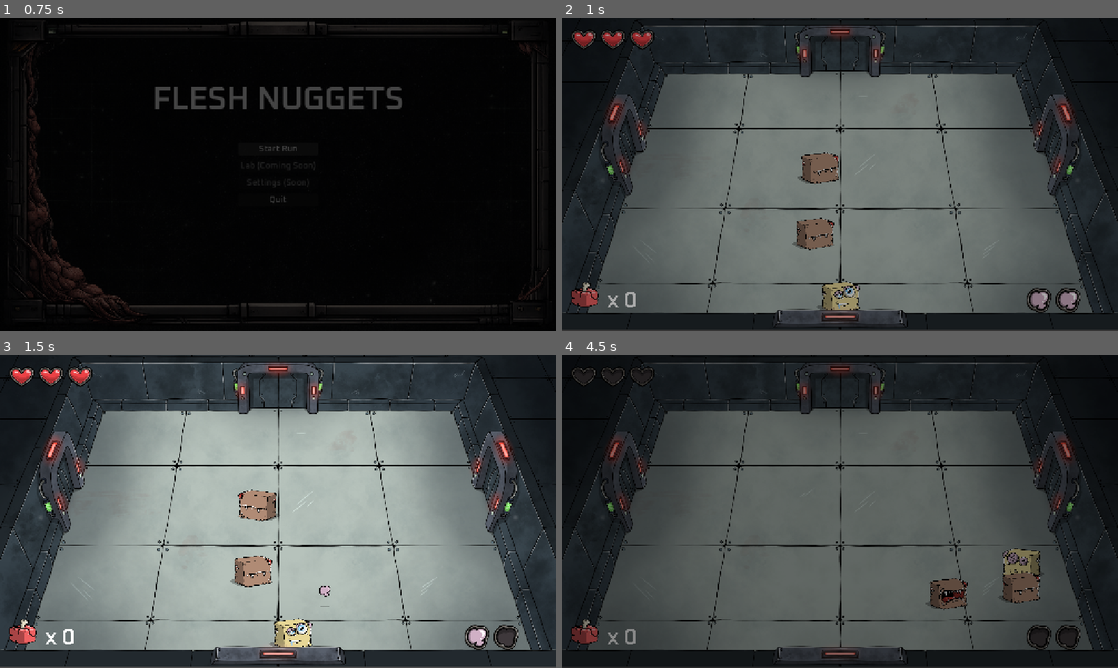
Above: before the commit, frames 1-4 (two rows, left to right).
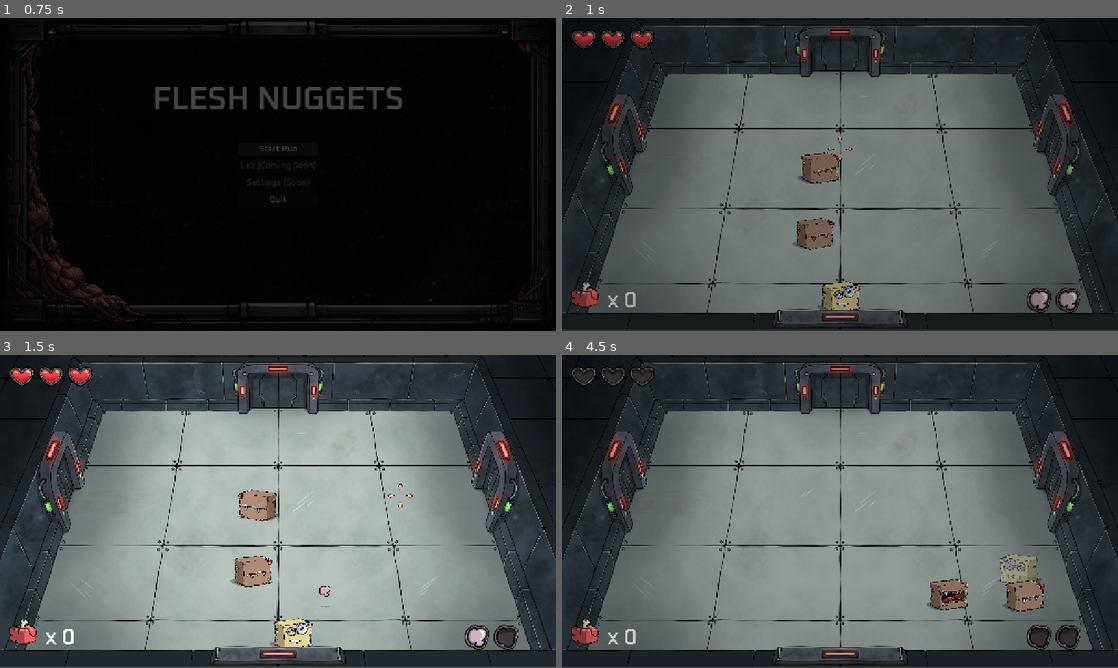
Above: after the commit, the same moments.

Repository: MrMocket/flesh-nuggets
Game: Godot game, scene res://scenes/ui/MainMenu.tscn
Same seed, same stepped clock (60 frames per second), same inputs: the game is played once before the commit and once after it.
Inputs (mouse positions are in pixels of both pictures, inside the frame that each line leads up to):
- Up to frame 1 (0.75 s): click "Start Run" at 0.5 s
- Up to frame 2 (1 s): no input
- Up to frame 3 (1.5 s): tap Enter (ui_accept) at 1.25 s; move the mouse to (400, 495) at 1.27 s; press the mouse at (400, 495) at 1.28 s; hold D (move_right) from 1.28 s (still down)
- Up to frame 4 (4.5 s): tap Enter (ui_accept) at 1.52, 2.27, 3.77 s; move the mouse to (728, 527) at 2.02 s; release D (move_right) at 2.03 s; release the mouse at (728, 527) at 2.03 s; hold S (move_down) 2.03-2.78 s; tap Down (aim_down) at 2.1 s; click (728, 527) at 2.3 s; move the mouse to (895, 442) at 2.77 s; press the mouse at (895, 442) at 2.78 s; hold D (move_right) 2.78-3.53 s; tap Left (aim_left) at 2.85 s; move the mouse to (812, 574) at 3.52 s; release the mouse at (812, 574) at 3.53 s; hold W (move_up) 3.53-4.28 s; tap Right (aim_right) at 3.6 s; click (812, 574) at 3.8 s; move the mouse to (1006, 558) at 4.27 s; press the mouse at (1006, 558) at 4.28 s; hold A (move_left) from 4.28 s (still down); tap Up (aim_up) at 4.35 s

Frame 1 is identical in both runs. In frame 2, less than 0.1% of the frame differs, in the area x 47-53%, y 38-46%; in frame 3, less than 0.1%; in frame 4, 59%, in the area x 0-100%, y 2-98%.

Commit message:
game updated
crosshair update for mouse and removed for arrow keys

Diff:
--- a/game/flesh-nugget-game/scenes/Player.tscn
+++ b/game/flesh-nugget-game/scenes/Player.tscn
@@ -8,6 +8,7 @@
 [ext_resource type="Texture2D" uid="uid://blsjafg7hqja" path="res://assets/FleshCuberReload.png" id="4_cw2d6"]
 [ext_resource type="Script" uid="uid://c7lt8x5n5vd4f" path="res://scripts/combat/HealthComponent.gd" id="4_qu4a1"]
 [ext_resource type="Script" uid="uid://c0myeq7ridn64" path="res://scripts/combat/Hurtbox.gd" id="5_70d11"]
+[ext_resource type="PackedScene" uid="uid://d1hb0xhoa02ft" path="res://scenes/ui/Crosshair.tscn" id="6_5s6nf"]
 
 [sub_resource type="SpriteFrames" id="SpriteFrames_qlg0r"]
 animations = [{
@@ -101,3 +102,5 @@
 [node name="CollisionShape2D" type="CollisionShape2D" parent="Hurtbox" unique_id=237232439]
 position = Vector2(2, -1)
 shape = SubResource("RectangleShape2D_70d11")
+
+[node name="Crosshair" parent="." unique_id=1094501750 instance=ExtResource("6_5s6nf")]
--- /dev/null
+++ b/game/flesh-nugget-game/scenes/ui/Crosshair.tscn
@@ -0,0 +1,35 @@
+[gd_scene format=3 uid="uid://d1hb0xhoa02ft"]
+
+[ext_resource type="Texture2D" uid="uid://bjs7cq0c086v7" path="res://assets/ui/x.2.png" id="1_twvey"]
+[ext_resource type="Texture2D" uid="uid://ca3sq63bjen58" path="res://assets/ui/x.png" id="2_07io7"]
+
+[sub_resource type="SpriteFrames" id="SpriteFrames_rvg0c"]
+animations = [{
+"frames": [{
+"duration": 1.0,
+"texture": ExtResource("1_twvey")
+}],
+"loop": true,
+"name": &"fire",
+"speed": 5.0
+}, {
+"frames": [{
+"duration": 1.0,
+"texture": ExtResource("2_07io7")
+}],
+"loop": false,
+"name": &"idle",
+"speed": 5.0
+}]
+
+[node name="Crosshair" type="Node2D" unique_id=994184633]
+z_index = 100
+
+[node name="AnimatedSprite2D" type="AnimatedSprite2D" parent="." unique_id=1081763621]
+scale = Vector2(0.15, 0.15)
+sprite_frames = SubResource("SpriteFrames_rvg0c")
+animation = &"fire"
+
+[node name="HitFlashTimer" type="Timer" parent="." unique_id=1473429284]
+
+[node name="StateTimer" type="Timer" parent="." unique_id=158617018]
--- a/game/flesh-nugget-game/scripts/player/Player.gd
+++ b/game/flesh-nugget-game/scripts/player/Player.gd
@@ -35,9 +35,14 @@
 # ----------------------------
 @export var shoot_anim_hold := 0.12
 @export var reload_anim_delay := 0.10
+@export var crosshair_distance := 40.0
+@export var crosshair_fire_hold := 0.08
 
 var aim_dir := Vector2.RIGHT
 var facing_right := true
+var using_mouse_aim := true
+var last_mouse_pos := Vector2.ZERO
+var was_paused_last_frame := false
 
 # Keyboard aim support
 var keyboard_aim: Vector2 = Vector2.RIGHT
@@ -53,11 +58,14 @@
 var shoot_anim_timer := 0.0
 var reload_anim_delay_timer := 0.0
 var reload_anim_speed_restore := 1.0
+var crosshair_fire_timer := 0.0
 
 # Nodes
 @onready var visual: Node2D = $Visual
 @onready var shadow: Sprite2D = $Shadow
 @onready var muzzle: Marker2D = $Muzzle
+@onready var crosshair: Node2D = $Crosshair
+@onready var crosshair_sprite: AnimatedSprite2D = $Crosshair/AnimatedSprite2D
 
 @onready var shot_timer: Timer = $ShotTimer
 @onready var reload_timer: Timer = $ReloadTimer
@@ -95,9 +103,26 @@
 
 	reload_anim_speed_restore = anim.speed_scale
 	play_anim("idle")
+	_set_crosshair_idle()
+
+	Input.set_mouse_mode(Input.MOUSE_MODE_HIDDEN)
+	last_mouse_pos = get_global_mouse_position()
 
 
 func _physics_process(delta: float) -> void:
+	if get_tree().paused:
+		if not was_paused_last_frame:
+			Input.set_mouse_mode(Input.MOUSE_MODE_VISIBLE)
+			was_paused_last_frame = true
+
+		if crosshair != null:
+			crosshair.visible = false
+		return
+	else:
+		if was_paused_last_frame:
+			Input.set_mouse_mode(Input.MOUSE_MODE_HIDDEN)
+			was_paused_last_frame = false
+
 	# ----------------------------
 	# Tick animation timers
 	# ----------------------------
@@ -106,6 +131,9 @@
 
 	if reloading and reload_anim_delay_timer > 0.0:
 		reload_anim_delay_timer = max(0.0, reload_anim_delay_timer - delta)
+
+	if crosshair_fire_timer > 0.0:
+		crosshair_fire_timer = max(0.0, crosshair_fire_timer - delta)
 
 	# ----------------------------
 	# 1) Movement (360)
@@ -127,20 +155,25 @@
 	# 2) Aim input (arrow keys + mouse fallback)
 	# ----------------------------
 	var arrow_input := Input.get_vector("aim_left", "aim_right", "aim_up", "aim_down")
+	var mouse_pos := get_global_mouse_position()
+	var mouse_moved := mouse_pos.distance_to(last_mouse_pos) > 0.5
 
 	if arrow_input != Vector2.ZERO:
 		keyboard_aim = arrow_input.normalized()
 		using_keyboard_aim = true
-	else:
+		using_mouse_aim = false
+		aim_dir = keyboard_aim
+	elif mouse_moved:
+		using_mouse_aim = true
 		using_keyboard_aim = false
 
-	if using_keyboard_aim:
-		aim_dir = keyboard_aim
-	else:
-		var mouse_pos := get_global_mouse_position()
 		var mouse_dir := mouse_pos - global_position
 		if mouse_dir.length() > 0.001:
 			aim_dir = mouse_dir.normalized()
+
+	last_mouse_pos = mouse_pos
+
+	_update_crosshair_transform()
 
 	var is_keyboard_shooting := using_keyboard_aim and arrow_input != Vector2.ZERO
 	var is_mouse_shooting := Input.is_action_pressed("attack")
@@ -174,15 +207,17 @@
 	# Mouse = normal fire
 	# Arrow aim = auto-fire while held
 	# ----------------------------
+	var fired_this_frame := false
 	if Input.is_action_pressed("attack"):
-		try_attack()
+		fired_this_frame = try_attack()
 	elif using_keyboard_aim and arrow_input != Vector2.ZERO:
-		try_attack()
+		fired_this_frame = try_attack()
 
 	# ----------------------------
 	# 6) Animation priority
 	# ----------------------------
 	_update_animation()
+	_update_crosshair_state(fired_this_frame)
 
 
 func _update_animation() -> void:
@@ -230,21 +265,21 @@
 	shadow.flip_h = not facing_right
 
 
-func try_attack() -> void:
+func try_attack() -> bool:
 	if reloading or not can_attack:
-		return
+		return false
 
 	# Auto reload when empty
 	if ammo <= 0:
 		start_reload(true)
-		return
-
-	attack()
-
-
-func attack() -> void:
+		return false
+
+	return attack()
+
+
+func attack() -> bool:
 	if projectile_scene == null:
-		return
+		return false
 
 	ammo -= 1
 	emit_signal("ammo_changed", ammo, mag_size)
@@ -260,10 +295,13 @@
 
 	# Keep shoot visible for a moment
 	shoot_anim_timer = shoot_anim_hold
+	crosshair_fire_timer = crosshair_fire_hold
 
 	# If we just emptied the mag, start reload immediately
 	if ammo <= 0:
 		start_reload(true)
+
+	return true
 
 
 # force_delay:
@@ -347,6 +385,63 @@
 	anim.speed_scale = reload_anim_speed_restore
 
 
+func _update_crosshair_transform() -> void:
+	if crosshair == null:
+		return
+
+	if get_tree().paused:
+		crosshair.visible = false
+		return
+
+	crosshair.visible = using_mouse_aim
+	if not crosshair.visible:
+		return
+
+	crosshair.global_position = get_global_mouse_position()
+
+
+func _update_crosshair_state(_fired_this_frame: bool) -> void:
+	if crosshair_sprite == null:
+		return
+	if crosshair_sprite.sprite_frames == null:
+		return
+
+	if not using_mouse_aim:
+		_set_crosshair_idle()
+		return
+
+	if crosshair_fire_timer > 0.0:
+		_set_crosshair_fire()
+	else:
+		_set_crosshair_idle()
+
+
+func _set_crosshair_idle() -> void:
+	if crosshair_sprite == null:
+		return
+	if crosshair_sprite.sprite_frames == null:
+		return
+	if not crosshair_sprite.sprite_frames.has_animation("idle"):
+		return
+
+	if crosshair_sprite.animation != "idle":
+		crosshair_sprite.play("idle")
+		crosshair_sprite.stop()
+
+
+func _set_crosshair_fire() -> void:
+	if crosshair_sprite == null:
+		return
+	if crosshair_sprite.sprite_frames == null:
+		return
+	if not crosshair_sprite.sprite_frames.has_animation("fire"):
+		return
+
+	if crosshair_sprite.animation != "fire":
+		crosshair_sprite.play("fire")
+		crosshair_sprite.stop()
+
+
 # ----------------------------
 # HEALTH-DRIVEN REACTIONS
 # ----------------------------
--- a/game/flesh-nugget-game/scripts/ui/pause_menu.gd
+++ b/game/flesh-nugget-game/scripts/ui/pause_menu.gd
@@ -29,6 +29,7 @@
 
 func open_menu() -> void:
 	_closing_intentionally = false
+	Input.set_mouse_mode(Input.MOUSE_MODE_VISIBLE)
 	popup_centered(Vector2i(320, 220))
 	resume_button.grab_focus()
 
@@ -38,6 +39,7 @@
 	_set_overlay_visible(false)
 
 func _resume_game() -> void:
+	Input.set_mouse_mode(Input.MOUSE_MODE_HIDDEN)
 	get_tree().paused = false
 	close_menu()
 
@@ -45,6 +47,7 @@
 	_resume_game()
 
 func _on_restart_pressed() -> void:
+	Input.set_mouse_mode(Input.MOUSE_MODE_HIDDEN)
 	get_tree().paused = false
 	close_menu()
 	Router.retry_run()
Binary file added: game/flesh-nugget-game/assets/ui/x.1.png
Not shown, added: game/flesh-nugget-game/assets/ui/x.1.png.import
Binary file added: game/flesh-nugget-game/assets/ui/x.2.png
Not shown, added: game/flesh-nugget-game/assets/ui/x.2.png.import
Binary file added: game/flesh-nugget-game/assets/ui/x.png
Not shown, added: game/flesh-nugget-game/assets/ui/x.png.import
